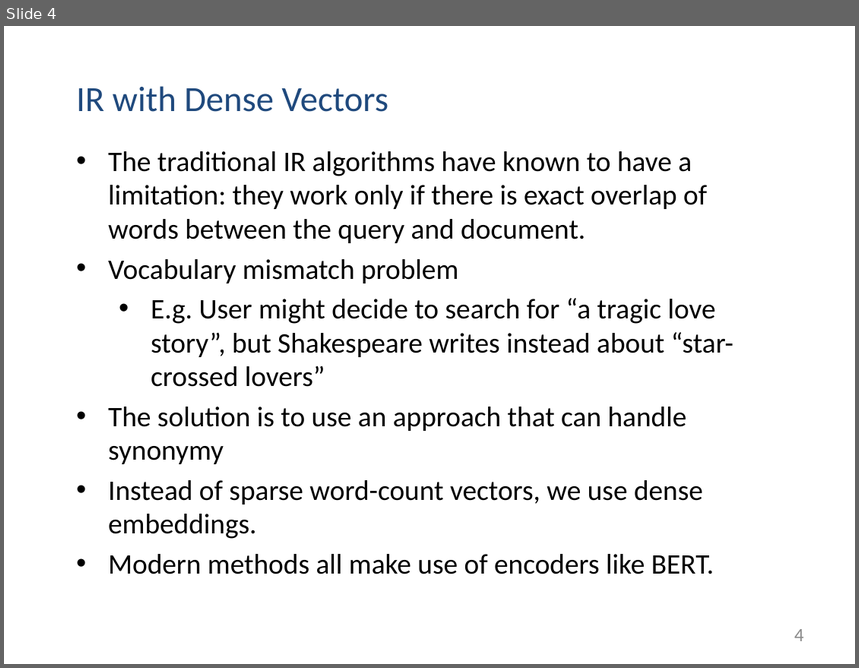
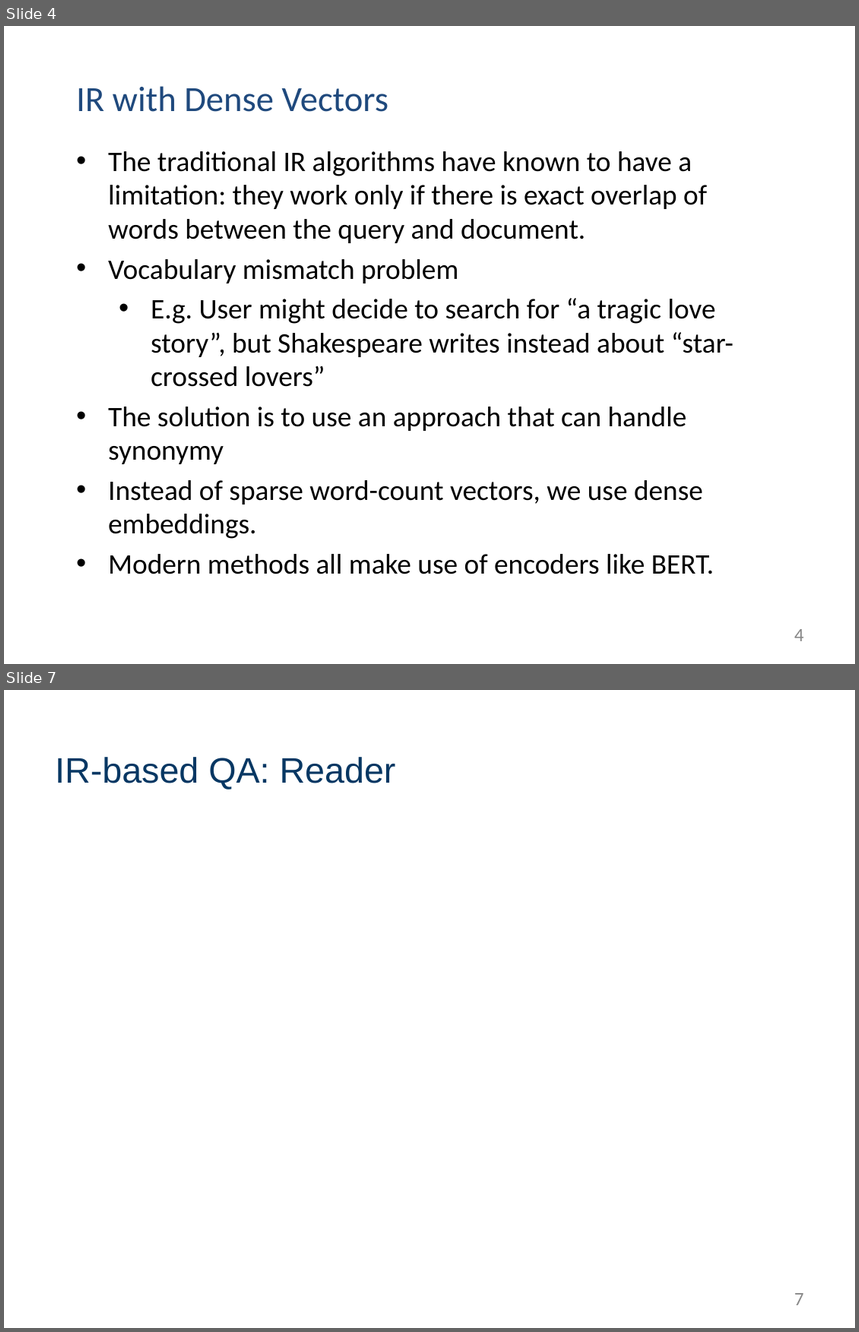
Before and after one commit to muyun/dev.nllp, a slide deck: docs/question-answering-draft.pptx. Shown one above the other, each under a label of ours: slide 4 before the commit, slides 4 and 7 after it; the slides between them are not shown. The pictures are 859x668 and 859x1332 pixels, drawn with LibreOffice and Linux fonts; fonts in the diff are those of the drawing. Boxes give left, top, right and bottom in pixels: in the first picture for what was removed or moved away, otherwise in the second. Text is boxed around its words. In the diff, an @@ line names an element or a change of style, - is before the commit and + after.

```diff
--- a/docs/question-answering-draft.pptx
+++ b/docs/question-answering-draft.pptx
@@ slide 7 added at (4, 690, 855, 1328), background #FFFFFF @@
@@ title added at (55, 757, 396, 790), 30 pt, text #073763 @@
+IR-based QA: Reader
@@ page number added at (794, 1293, 804, 1306), 16 pt, text #888888 @@
+7
```
Also in this commit, not shown: 3 other slides changed, 3 other slides added, 3 other files.
